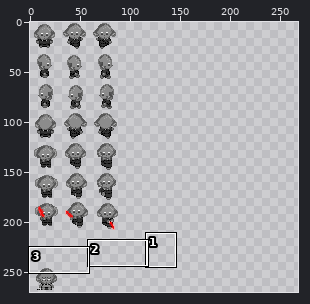
Sprite sheet, stored at assets/sprites/topDownSprite/ai/MainAiFight.png. Above: a wide view before the commit, with the close-up outlined.
Close-up. Earlier state:
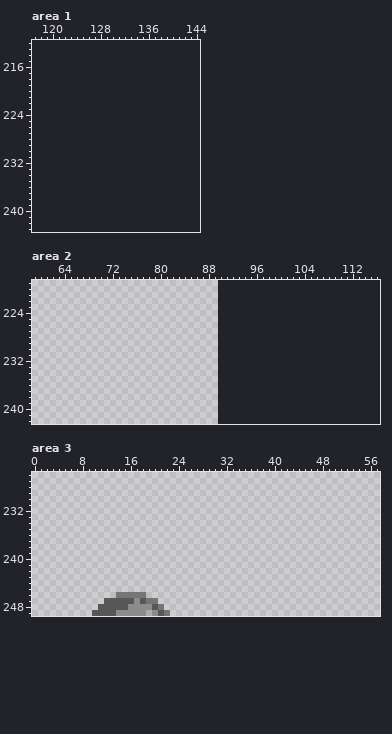
The file is 90x270 pixels. Colours within 5 levels of each other are drawn and written as one. Shown: area 1: x 117..144, y 212..243; area 2: x 59..116, y 219..242; area 3: x 0..57, y 226..249. The old version is drawn lined up with the new one, on the new canvas. The wide view leaves out empty margins. The commit also changed other parts of the picture, which this record leaves out.
After the commit:
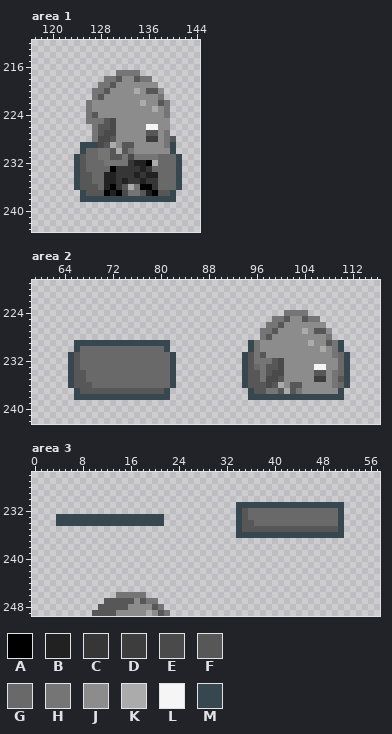
Palette (. is transparent): A #000000  B #212121  C #363636  D #3d3d3d  E #4a4a4a  F #575757  G #696969  H #757575  J #8c8c8c  K #ababab  L #f5f5f5  M #37474f
What changed:
canvas 90x270 -> 270x270
Changed rows in their new state; - is an unchanged pixel.
Area 1:
first column x 124:
217 -------HHHH-------
218 -----HHFJJFHH-----
219 ----HHFJJJJJJJ----
220 ---HHFJJJJKJFFJ---
221 ---HFJJJJJJJJJH---
222 --HJJJJJJJJKJJFH--
223 --HJJJJJJJJJJKJH--
224 --HFJJJJJJJJJJJH--
225 --HHHFEJJJJJJJJJ--
226 ---HFFEJJJJJLLJJ--
227 ---HFEEJJJJJFFJH--
228 ---HEEFJJJJJDDJHF-
229 -MMMEFKJFFJJJJJHM-
230 -MGGHHFKFHJJJJJJM-
231 MFGGHHFFHEHHHHGGGM
232 MFGGGHHHHCBBAKGGGM
233 MFGGGGACCCCBCGGGGM
234 MFFGGBBCCCBCBBGGGM
235 MFFGGBBCBCCBCCGGGM
236 MFFFGBACFKHAACGGGM
237 -MFFFABAEHHFBAFFM-
238 -MMMMMMMMMMMMMMMM-
Area 2:
first column x 65:
224 ------------------------------------HHHH-------
225 ----------------------------------HHFJJFHH-----
226 ---------------------------------HHFJJJJJJJ----
227 --------------------------------HHFJJJJKJFFJ---
228 --------------------------------HFJJJJJJJJJH---
229 -MMMMMMMMMMMMMMMM-------------MHJJJJJJJJKJJFHM-
230 -MGGGGGGGGGGGGGGM-------------MHJJJJJJJJJJKJHM-
231 MFGGGGGGGGGGGGGGGM-----------MFHFJJJJJJJJJJJHGM
232 MFGGGGGGGGGGGGGGGM-----------MFHHHFEJJJJJJJJJGM
233 MFGGGGGGGGGGGGGGGM-----------MFGHFFEJJJJJLLJJGM
234 MFFGGGGGGGGGGGGGGM-----------MFFHFEEJJJJJFFJHGM
235 MFFGGGGGGGGGGGGGGM-----------MFFHEEFJJJJJDDJHFM
236 MFFFGGGGGGGGGGGGGM-----------MFFFEFKJFFJJJJJHGM
237 -MFFFFFFFFFFFFFFM-------------MFFHHFKFHJJJJJJM-
238 -MMMMMMMMMMMMMMMM-------------MMMMMMMMMMMMMMMM-
Area 3:
first column x 4:
231 ------------------------------MMMMMMMMMMMMMMMMMM
232 ------------------------------MFGGGGGGGGGGGGGGGM
233 MMMMMMMMMMMMMMMMMM------------MFGGGGGGGGGGGGGGGM
234 MMMMMMMMMMMMMMMMMM------------MFFGGGGGGGGGGGGGGM
235 ------------------------------MFFFFFFFFFFFFFFFFM
236 ------------------------------MMMMMMMMMMMMMMMMMM
